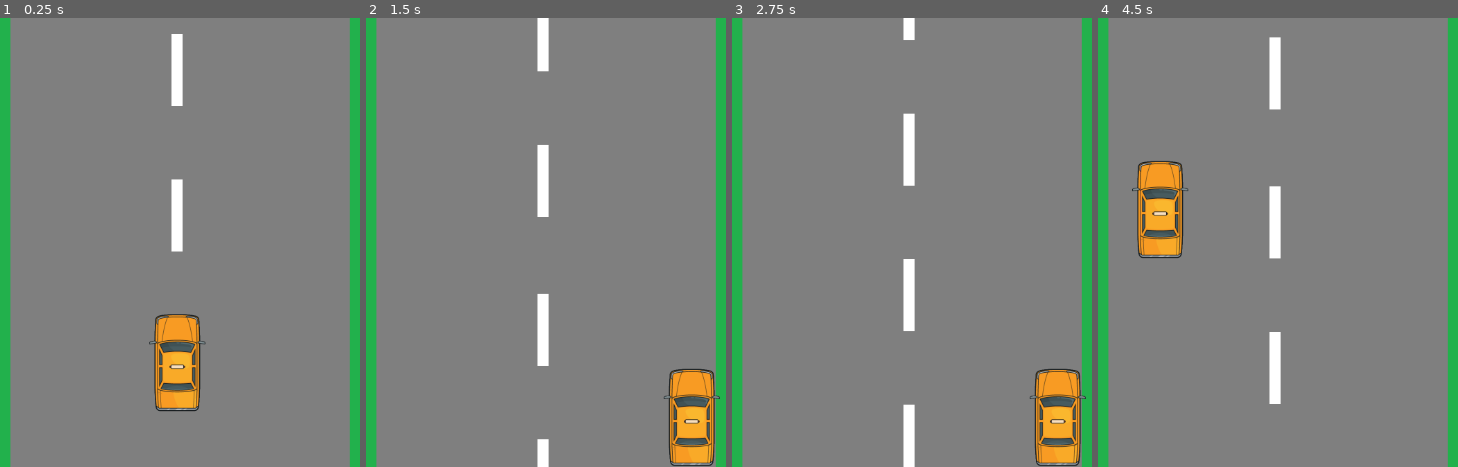
Above: before the commit, frames 1-4 (left to right).
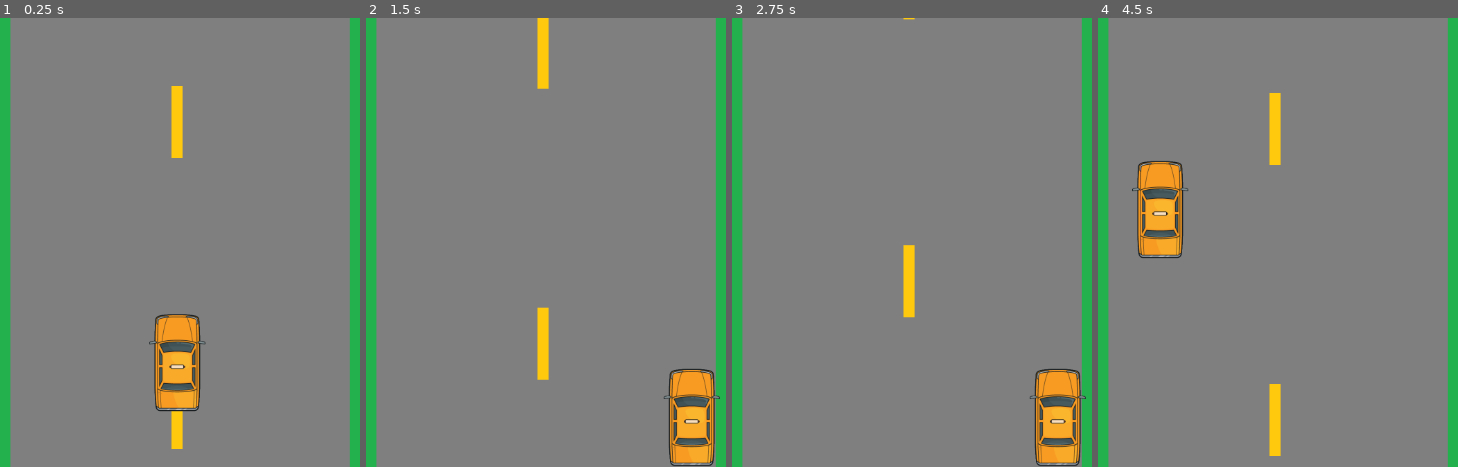
Above: after the commit, the same moments.

Repository: aericode/dudu-street-racers
Game: Godot game, scene res://scenes/game.tscn
The game is run twice, just before and just after one commit, with the same random seed, the same clock (stepped at 60 frames per second) and the same inputs.
Inputs:
- Up to frame 1 (0.25 s): no input
- Up to frame 2 (1.5 s): hold D (move_right) 0.53-1.28 s; hold S (move_down) from 1.28 s (still down)
- Up to frame 3 (2.75 s): release S (move_down) at 2.03 s; hold D (move_right) from 2.03 s (still down)
- Up to frame 4 (4.5 s): release D (move_right) at 2.78 s; hold W (move_up) 2.78-3.53 s; hold A (move_left) from 3.53 s (still down)

The runs differ from the first frame. In frame 1, 1.7% of the frame differs, in the area x 47-51%, y 3-96%; in frame 2, 1.9%; in frame 3, 1.8%; in frame 4, 2.4%, in the area x 47-51%, y 4-98%.

Commit message:
player variables singleton added

Diff:
--- a/project.godot
+++ b/project.godot
@@ -15,25 +15,33 @@
 config/features=PackedStringArray("4.2", "Forward Plus")
 config/icon="res://icon.svg"
 
+[autoload]
+
+PlayerVariables="*res://scripts/player_variables.gd"
+
 [input]
 
 move_up={
 "deadzone": 0.5,
-"events": [Object(InputEventKey,"resource_local_to_scene":false,"resource_name":"","device":-1,"window_id":0,"alt_pressed":false,"shift_pressed":false,"ctrl_pressed":false,"meta_pressed":false,"pressed":false,"keycode":0,"physical_keycode":87,"key_label":0,"unicode":119,"echo":false,"script":null)
+"events": [Object(InputEventKey,"resource_local_to_scene":false,"resource_name":"","device":-1,"window_id":0,"alt_pressed":false,"shift_pressed":false,"ctrl_pressed":false,"meta_pressed":false,"pressed":false,"keycode":87,"physical_keycode":0,"key_label":0,"unicode":119,"echo":false,"script":null)
+, Object(InputEventKey,"resource_local_to_scene":false,"resource_name":"","device":-1,"window_id":0,"alt_pressed":false,"shift_pressed":false,"ctrl_pressed":false,"meta_pressed":false,"pressed":false,"keycode":0,"physical_keycode":4194320,"key_label":0,"unicode":0,"echo":false,"script":null)
 ]
 }
 move_down={
 "deadzone": 0.5,
-"events": [Object(InputEventKey,"resource_local_to_scene":false,"resource_name":"","device":-1,"window_id":0,"alt_pressed":false,"shift_pressed":false,"ctrl_pressed":false,"meta_pressed":false,"pressed":false,"keycode":0,"physical_keycode":83,"key_label":0,"unicode":115,"echo":false,"script":null)
+"events": [Object(InputEventKey,"resource_local_to_scene":false,"resource_name":"","device":-1,"window_id":0,"alt_pressed":false,"shift_pressed":false,"ctrl_pressed":false,"meta_pressed":false,"pressed":false,"keycode":83,"physical_keycode":83,"key_label":83,"unicode":115,"echo":false,"script":null)
+, Object(InputEventKey,"resource_local_to_scene":false,"resource_name":"","device":-1,"window_id":0,"alt_pressed":false,"shift_pressed":false,"ctrl_pressed":false,"meta_pressed":false,"pressed":false,"keycode":0,"physical_keycode":4194322,"key_label":0,"unicode":0,"echo":false,"script":null)
 ]
 }
 move_left={
 "deadzone": 0.5,
-"events": [Object(InputEventKey,"resource_local_to_scene":false,"resource_name":"","device":-1,"window_id":0,"alt_pressed":false,"shift_pressed":false,"ctrl_pressed":false,"meta_pressed":false,"pressed":false,"keycode":0,"physical_keycode":65,"key_label":0,"unicode":97,"echo":false,"script":null)
+"events": [Object(InputEventKey,"resource_local_to_scene":false,"resource_name":"","device":-1,"window_id":0,"alt_pressed":false,"shift_pressed":false,"ctrl_pressed":false,"meta_pressed":false,"pressed":false,"keycode":65,"physical_keycode":65,"key_label":65,"unicode":97,"echo":false,"script":null)
+, Object(InputEventKey,"resource_local_to_scene":false,"resource_name":"","device":-1,"window_id":0,"alt_pressed":false,"shift_pressed":false,"ctrl_pressed":false,"meta_pressed":false,"pressed":false,"keycode":0,"physical_keycode":4194319,"key_label":0,"unicode":0,"echo":false,"script":null)
 ]
 }
 move_right={
 "deadzone": 0.5,
 "events": [Object(InputEventKey,"resource_local_to_scene":false,"resource_name":"","device":-1,"window_id":0,"alt_pressed":false,"shift_pressed":false,"ctrl_pressed":false,"meta_pressed":false,"pressed":false,"keycode":0,"physical_keycode":68,"key_label":0,"unicode":100,"echo":false,"script":null)
+, Object(InputEventKey,"resource_local_to_scene":false,"resource_name":"","device":-1,"window_id":0,"alt_pressed":false,"shift_pressed":false,"ctrl_pressed":false,"meta_pressed":false,"pressed":false,"keycode":0,"physical_keycode":4194321,"key_label":0,"unicode":0,"echo":false,"script":null)
 ]
 }
--- /dev/null
+++ b/scenes/barrier.tscn
@@ -0,0 +1,24 @@
+[gd_scene load_steps=4 format=3 uid="uid://cbgwi8h3epjtu"]
+
+[ext_resource type="Texture2D" uid="uid://cuftiv70885hj" path="res://assets/barrier full.png" id="1_8e5ur"]
+[ext_resource type="Script" path="res://scripts/barrier.gd" id="1_m5o1t"]
+
+[sub_resource type="RectangleShape2D" id="RectangleShape2D_3qtqk"]
+size = Vector2(116, 20)
+
+[node name="Barrier" type="Node2D" node_paths=PackedStringArray("sprite")]
+script = ExtResource("1_m5o1t")
+sprite = NodePath("Sprite2D")
+
+[node name="Sprite2D" type="Sprite2D" parent="."]
+scale = Vector2(0.241096, 0.241096)
+texture = ExtResource("1_8e5ur")
+
+[node name="Area2D" type="Area2D" parent="."]
+
+[node name="CollisionShape2D" type="CollisionShape2D" parent="Area2D"]
+position = Vector2(0, -24)
+shape = SubResource("RectangleShape2D_3qtqk")
+
+[connection signal="area_entered" from="Area2D" to="." method="_on_area_2d_area_entered"]
+[connection signal="body_entered" from="Area2D" to="." method="_on_area_2d_body_entered"]
--- a/scenes/game.tscn
+++ b/scenes/game.tscn
@@ -1,6 +1,7 @@
-[gd_scene load_steps=5 format=3 uid="uid://c3c1w4vr2hu11"]
+[gd_scene load_steps=6 format=3 uid="uid://c3c1w4vr2hu11"]
 
 [ext_resource type="Texture2D" uid="uid://cqfac1vpwwwgl" path="res://assets/background.png" id="1_nsuln"]
+[ext_resource type="Script" path="res://scripts/game.gd" id="1_ucli7"]
 [ext_resource type="PackedScene" uid="uid://b1pmvwotfim7r" path="res://scenes/road_mark.tscn" id="2_5nigw"]
 [ext_resource type="PackedScene" uid="uid://2mdenst8xgo6" path="res://scenes/player.tscn" id="3_ms6ux"]
 
@@ -8,6 +9,7 @@
 size = Vector2(1155, 87)
 
 [node name="Game" type="Node2D"]
+script = ExtResource("1_ucli7")
 
 [node name="background" type="Sprite2D" parent="."]
 scale = Vector2(0.6, 0.6)
@@ -19,22 +21,16 @@
 [node name="RoadMark1" parent="RoadMarks" instance=ExtResource("2_5nigw")]
 position = Vector2(570, 0)
 
-[node name="RoadMark2" parent="RoadMarks" instance=ExtResource("2_5nigw")]
-position = Vector2(570, 210)
-
 [node name="RoadMark3" parent="RoadMarks" instance=ExtResource("2_5nigw")]
 position = Vector2(570, 420)
-
-[node name="RoadMark4" parent="RoadMarks" instance=ExtResource("2_5nigw")]
-position = Vector2(570, 630)
 
 [node name="RoadMark5" parent="RoadMarks" instance=ExtResource("2_5nigw")]
 position = Vector2(570, 840)
 
-[node name="RoadMarkReseter" type="Area2D" parent="."]
+[node name="BottomCollider" type="Area2D" parent="."]
 position = Vector2(0, 759)
 
-[node name="CollisionShape2D" type="CollisionShape2D" parent="RoadMarkReseter"]
+[node name="CollisionShape2D" type="CollisionShape2D" parent="BottomCollider"]
 position = Vector2(576.5, 177.5)
 shape = SubResource("RectangleShape2D_f4wor")
 
--- a/scenes/player.gd
+++ /dev/null
@@ -1,13 +0,0 @@
-extends CharacterBody2D
-
-@export var speed = 400
-
-func get_input():
-	var input_direction = Input.get_vector("move_left", "move_right", "move_up", "move_down")
-	velocity = input_direction * speed
-
-func _physics_process(delta):
-	get_input()
-	move_and_slide()
-	position.x = clamp(position.x, 325, 745)
-	position.y = clamp(position.y, 0, 505)
--- a/scenes/player.tscn
+++ b/scenes/player.tscn
@@ -1,17 +1,18 @@
 [gd_scene load_steps=4 format=3 uid="uid://2mdenst8xgo6"]
 
-[ext_resource type="Script" path="res://scenes/player.gd" id="1_bir5u"]
-[ext_resource type="Texture2D" uid="uid://csejhagukakpf" path="res://assets/carro.png" id="1_opq1n"]
+[ext_resource type="Script" path="res://scripts/player.gd" id="1_txoo6"]
+[ext_resource type="Texture2D" uid="uid://csejhagukakpf" path="res://assets/car.png" id="2_agoi7"]
 
 [sub_resource type="RectangleShape2D" id="RectangleShape2D_urmc1"]
 size = Vector2(67, 140)
 
 [node name="Player" type="CharacterBody2D"]
-script = ExtResource("1_bir5u")
+z_index = 1
+script = ExtResource("1_txoo6")
 
 [node name="Sprite2D" type="Sprite2D" parent="."]
 scale = Vector2(0.5, 0.5)
-texture = ExtResource("1_opq1n")
+texture = ExtResource("2_agoi7")
 centered = false
 
 [node name="CollisionShape2D" type="CollisionShape2D" parent="."]
--- /dev/null
+++ b/scripts/barrier.gd
@@ -0,0 +1,26 @@
+extends Node2D
+
+var is_broken = false
+@export var sprite : Sprite2D
+
+func move():
+	var movement_vector = Vector2(0,PlayerVariables.speed)
+	position += movement_vector
+
+func _physics_process(_delta):
+	move()
+
+
+func _on_area_2d_area_entered(area):
+	if area.name == "BottomCollider":
+		queue_free()
+
+
+func _on_area_2d_body_entered(body):
+	if body.name == "Player" && !is_broken :
+		is_broken = true
+		PlayerVariables.life -= 1
+		sprite.texture = load("res://assets/barrier broken.png")
+
+func damage_player():
+	pass
--- /dev/null
+++ b/scripts/game.gd
@@ -0,0 +1,31 @@
+extends Node2D
+
+var rng = RandomNumberGenerator.new()
+var barrier_timer : int
+
+const BARRIER = preload("res://scenes/barrier.tscn")
+
+func reset_barrier_timer():
+	barrier_timer = rng.randi_range(1200, 2000)
+
+func reset_player_variables():
+	PlayerVariables.score = 0
+	PlayerVariables.life = 3
+	PlayerVariables.speed = 10
+
+func _ready():
+	reset_barrier_timer()
+	reset_player_variables()
+
+
+func spawn_barrier():
+	var barrier_horizontal_position = rng.randi_range(385, 770)
+	var barrier = BARRIER.instantiate()
+	barrier.position = Vector2(barrier_horizontal_position, -50)
+	get_parent().add_child(barrier)
+
+func _process(_delta):
+	barrier_timer -= 1
+	if barrier_timer < 0:
+		reset_barrier_timer()
+		spawn_barrier()
--- /dev/null
+++ b/scripts/player.gd
@@ -0,0 +1,13 @@
+extends CharacterBody2D
+
+@export var speed = 400
+
+func get_input():
+	var input_direction = Input.get_vector("move_left", "move_right", "move_up", "move_down")
+	velocity = input_direction * speed
+
+func _physics_process(_delta):
+	get_input()
+	move_and_slide()
+	position.x = clamp(position.x, 325, 745)
+	position.y = clamp(position.y, 0, 505)
--- /dev/null
+++ b/scripts/player_variables.gd
@@ -0,0 +1,5 @@
+extends Node
+
+var score : int
+var life : int
+var speed : int
--- a/scripts/road_mark.gd
+++ b/scripts/road_mark.gd
@@ -2,7 +2,7 @@
 
 
 func move():
-	var movement_vector = Vector2(0,5)
+	var movement_vector = Vector2(0, PlayerVariables.speed)
 	position += movement_vector
 
 func _physics_process(_delta):
@@ -10,5 +10,5 @@
 
 
 func _on_area_entered(area):
-	if area.name == "RoadMarkReseter":
-		position = Vector2(570, -210)
+	if area.name == "BottomCollider":
+		position = Vector2(570, -420)
Binary file added: assets/barrier broken.png
Not shown, added: assets/barrier broken.png.import
Binary file added: assets/barrier full.png
Not shown, added: assets/barrier full.png.import
Not shown, added: assets/bg-music.mp3.import
Renamed: assets/carro.png -> assets/car.png
Not shown, added: assets/car.png.import
Not shown, removed: assets/carro.png.import
Binary file changed: assets/road mark.png
Not shown, added: assets/bg-music.mp3
